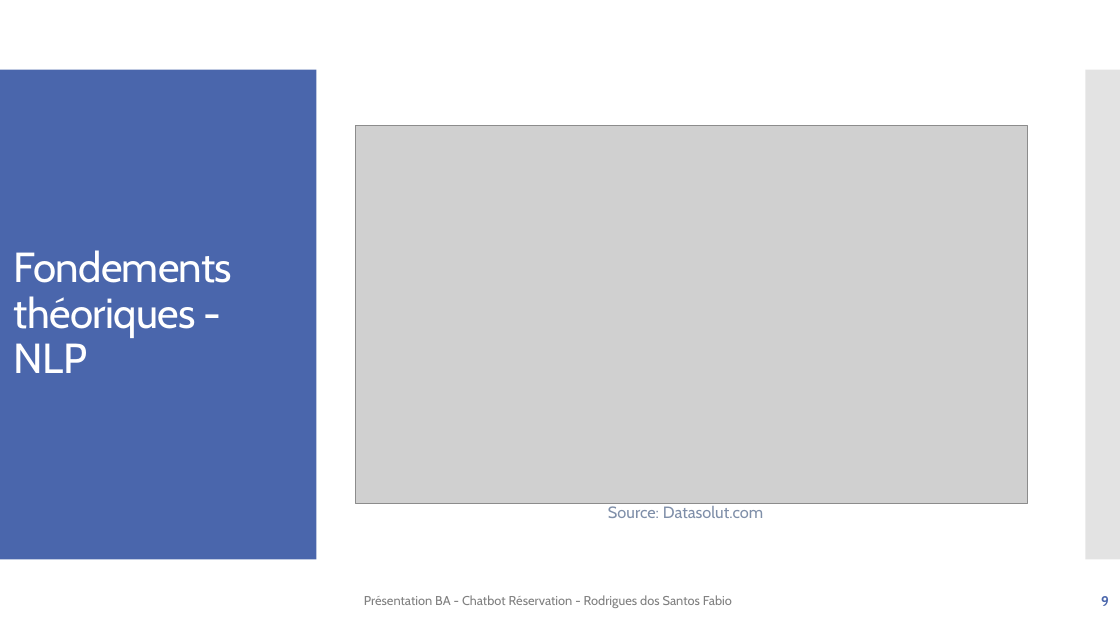
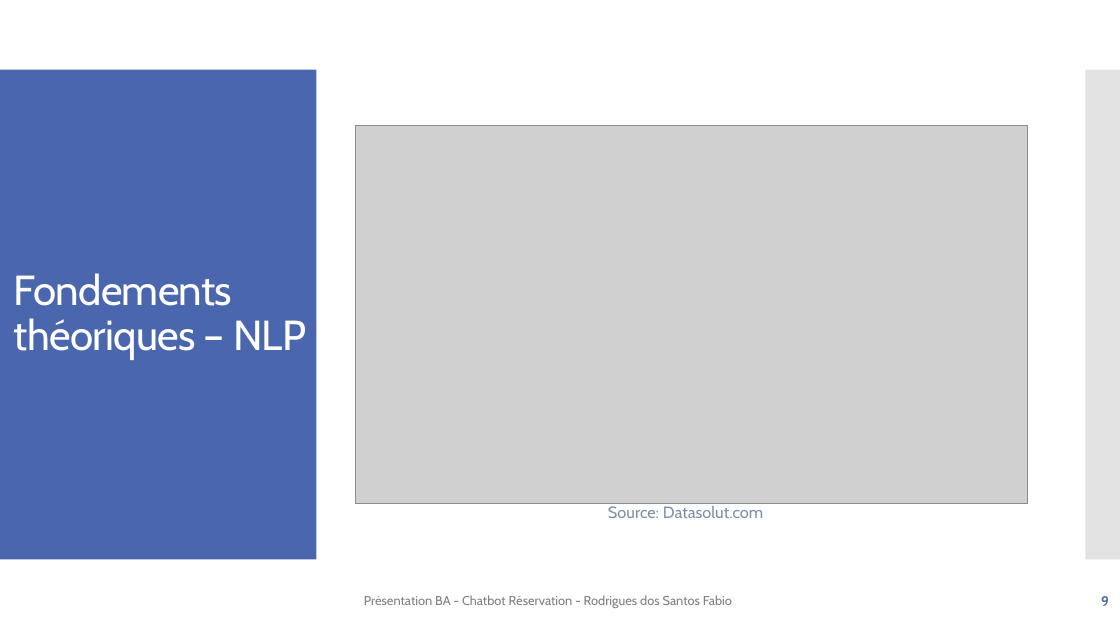
Before and after one commit to f-rdrgs/projet-bachelor, a slide deck: slide 9 of documentation/travail_bachelor/ISC_LOG_presentation_diplome_RodriguesDosSantosFabio_EggenbergNiklaus_2024.pptx. Drawn at 1120x630 pixels with LibreOffice and Linux fonts; fonts in the diff are those of the drawing; grey boxes stand for pictures. Boxes give left, top, right and bottom in pixels: in the first picture for what was removed or moved away, otherwise in the second. Text is boxed around its words. In the diff, an @@ line names an element or a change of style, - is before the commit and + after.

```diff
--- a/documentation/travail_bachelor/ISC_LOG_presentation_diplome_RodriguesDosSantosFabio_EggenbergNiklaus_2024.pptx
+++ b/documentation/travail_bachelor/ISC_LOG_presentation_diplome_RodriguesDosSantosFabio_EggenbergNiklaus_2024.pptx
@@ title at box(14, 273, 306, 360): text changed @@
-Fondements théoriques - NLP
+Fondements théoriques – NLP
```
Also in this commit, not shown: 5 other slides changed, 4 slides added.
